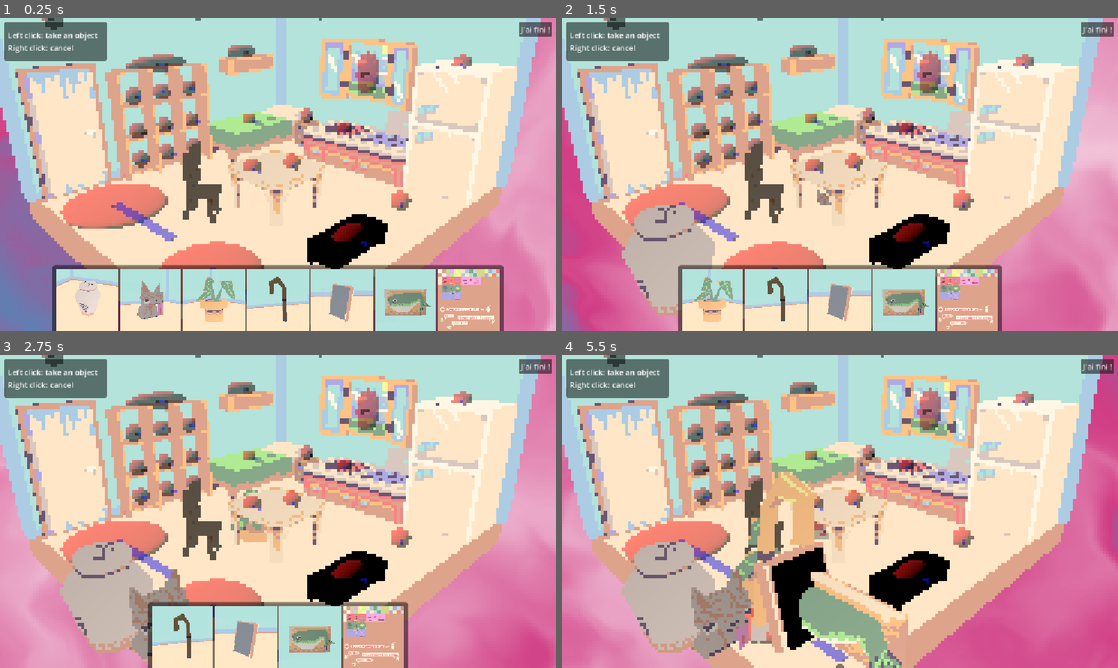
Above: before the commit, frames 1-4 (two rows, left to right).
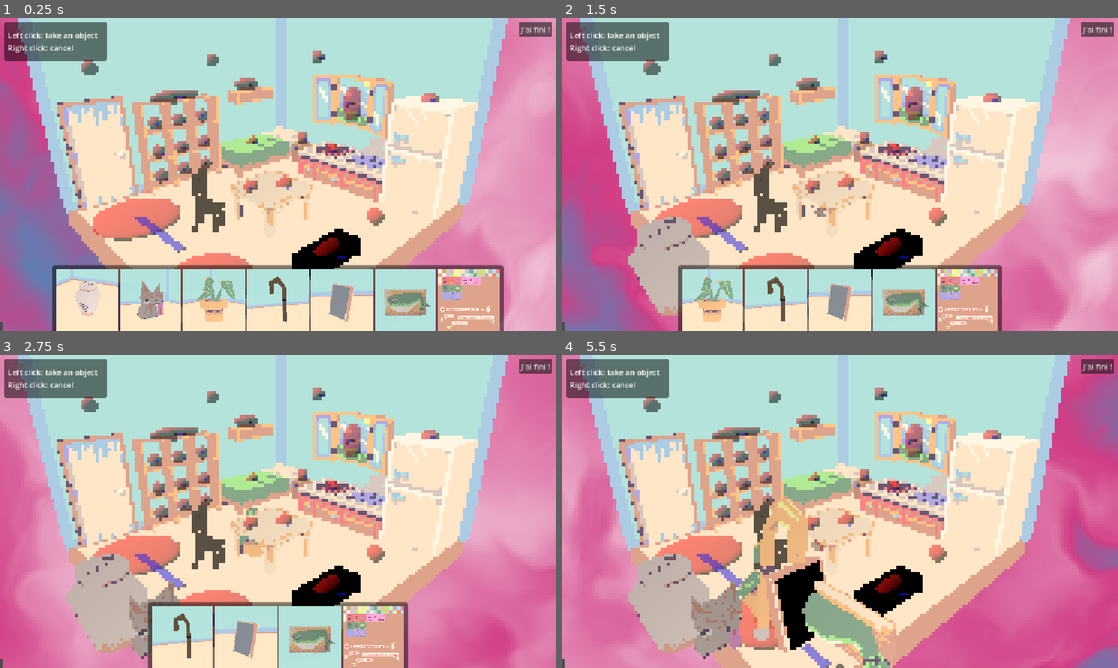
Above: after the commit, the same moments.

Repository: TotoEnF5/enjam-2026
Game: Godot game, scene res://scenes/house.tscn
Two runs of this game, one before a commit and one after it. Both use one fixed random seed, a clock stepped at 60 frames per second and the inputs below. This scene is started directly instead of the project's main scene.
Inputs (mouse positions are in pixels of both pictures, inside the frame that each line leads up to):
- Up to frame 1 (0.25 s): no input
- Up to frame 2 (1.5 s): click (650, 299) at 0.52 s; click (678, 299) at 1.27 s
- Up to frame 3 (2.75 s): click (150, 636) at 2.02 s
- Up to frame 4 (5.5 s): click (745, 636) at 2.77 s; click (778, 636) at 3.52 s; click (806, 636) at 4.27 s; click (840, 636) at 5 s

The runs differ from the first frame. In frame 1, 45% of the frame differs, in the area x 0-100%, y 0-100%; in frame 2, 47%; in frame 3, 48%; in frame 4, 52%.

Commit message:
Fixed camera but bug fish on wall

Diff:
--- a/resources/items/fish_wall.tres
+++ b/resources/items/fish_wall.tres
@@ -12,5 +12,6 @@
 description = "[Prénom] m'avait raconté.e tant d'histoires. Sa pêche au gros dans la mare de Vindiou, son combat contre le crocodile d'Aldi, sa lutte acharnée contre le kraken de la salle de bain. Je pense que [Prénom] avait un problème de poisson."
 on_floor = false
 on_etagere = false
+on_etagere_petit = false
 on_wall = true
 metadata/_custom_type_script = "uid://dlva75r2hqvej"
--- a/scenes/house.tscn
+++ b/scenes/house.tscn
@@ -30,8 +30,8 @@
 inventories = Array[ExtResource("2_wcu0q")]([ExtResource("3_bwc8c"), ExtResource("4_mhx8p")])
 
 [node name="Camera3D" type="Camera3D" parent="." unique_id=1908228732]
-transform = Transform3D(-0.70710677, -0.25915548, 0.65790457, 0, 0.9304176, 0.3665012, -0.70710677, 0.25915548, -0.65790457, 14.69, 11.006, -16.331)
-fov = 40.0
+transform = Transform3D(-0.7248888, -0.2524702, 0.640933, 0, 0.9304176, 0.3665012, -0.68886596, 0.2656726, -0.6744493, 13.6769285, 11.977143, -16.477737)
+fov = 47.3
 
 [node name="House" type="Node3D" parent="." unique_id=188685545]
 transform = Transform3D(1, 0, -2.9802322e-08, 0, 1, 0, -2.9802322e-08, 0, 1, 4.7683716e-07, 2.3841858e-07, 4.7683716e-07)
@@ -125,28 +125,28 @@
 is_floor = false
 is_etagere = true
 
+[node name="SnapPoint29" parent="Snappers" unique_id=122305157 instance=ExtResource("3_wcu0q")]
+transform = Transform3D(0.95288455, 0, -0.30333573, 0, 1, 0, 0.30333573, 0, 0.95288455, -9.493822, 10.170792, 3.2832851)
+is_floor = false
+is_wall = true
+
+[node name="SnapPoint25" parent="Snappers" unique_id=1397095543 instance=ExtResource("3_wcu0q")]
+transform = Transform3D(0.99085957, 0, -0.13490263, 0, 1, 0, 0.13490263, 0, 0.99085957, -2.93958, 10.06735, 8.469463)
+is_floor = false
+is_wall = true
+
+[node name="SnapPoint22" parent="Snappers" unique_id=533618146 instance=ExtResource("3_wcu0q")]
+transform = Transform3D(0.9958719, 0, 0.09077492, 0, 1, 0, -0.09077492, 0, 0.9958719, 6.230008, 9.963909, 8.493095)
+is_floor = false
+is_wall = true
+
 [node name="SnapPoint21" parent="Snappers" unique_id=1023694979 instance=ExtResource("3_wcu0q")]
 transform = Transform3D(0.9673693, 0, -0.25337055, 0, 1, 0, 0.25337055, 0, 0.9673693, 1.0435736, 3.220409, -0.7886205)
 is_floor = false
 is_etagere = true
 
-[node name="SnapPoint21" parent="Snappers/SnapPoint21" unique_id=533618146 instance=ExtResource("3_wcu0q")]
-transform = Transform3D(0.96736956, 0, -0.2533706, 0, 1, 0, 0.2533706, 0, 0.96736956, 7.3689113, 7.1368775, 7.664757)
-is_floor = false
-is_wall = true
-
-[node name="SnapPoint21" parent="Snappers/SnapPoint21/SnapPoint21" unique_id=1397095543 instance=ExtResource("3_wcu0q")]
-transform = Transform3D(0.96736956, 0, -0.2533706, 0, 1, 0, 0.2533706, 0, 0.96736956, -7.787327, 0.10344124, 4.841421)
-is_floor = false
-is_wall = true
-
-[node name="SnapPoint21" parent="Snappers/SnapPoint21/SnapPoint21/SnapPoint21" unique_id=122305157 instance=ExtResource("3_wcu0q")]
-transform = Transform3D(0.9673695, 0, -0.25337058, 0, 1, 0, 0.25337058, 0, 0.9673695, -8.269497, 0.10344124, 1.2123775)
-is_floor = false
-is_wall = true
-
 [node name="SnapPoint19" parent="Snappers" unique_id=1183209974 instance=ExtResource("3_wcu0q")]
-transform = Transform3D(0.4918564, 0, -0.87067634, 0, 1, 0, 0.87067634, 0, 0.4918564, -8.885092, 8.05642, -6.6469254)
+transform = Transform3D(0.9922675, 0, -0.12411755, 0, 1, 0, 0.12411755, 0, 0.9922675, -8.885092, 8.05642, -6.6469254)
 is_floor = false
 is_etagere = true
 
